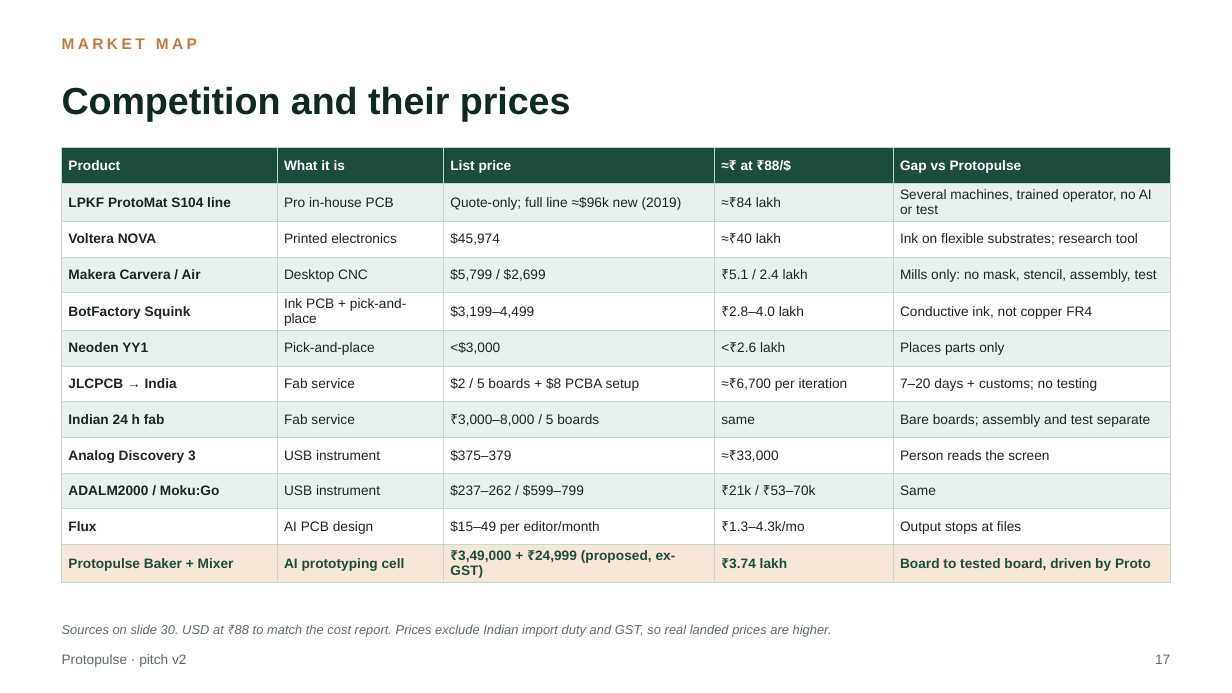
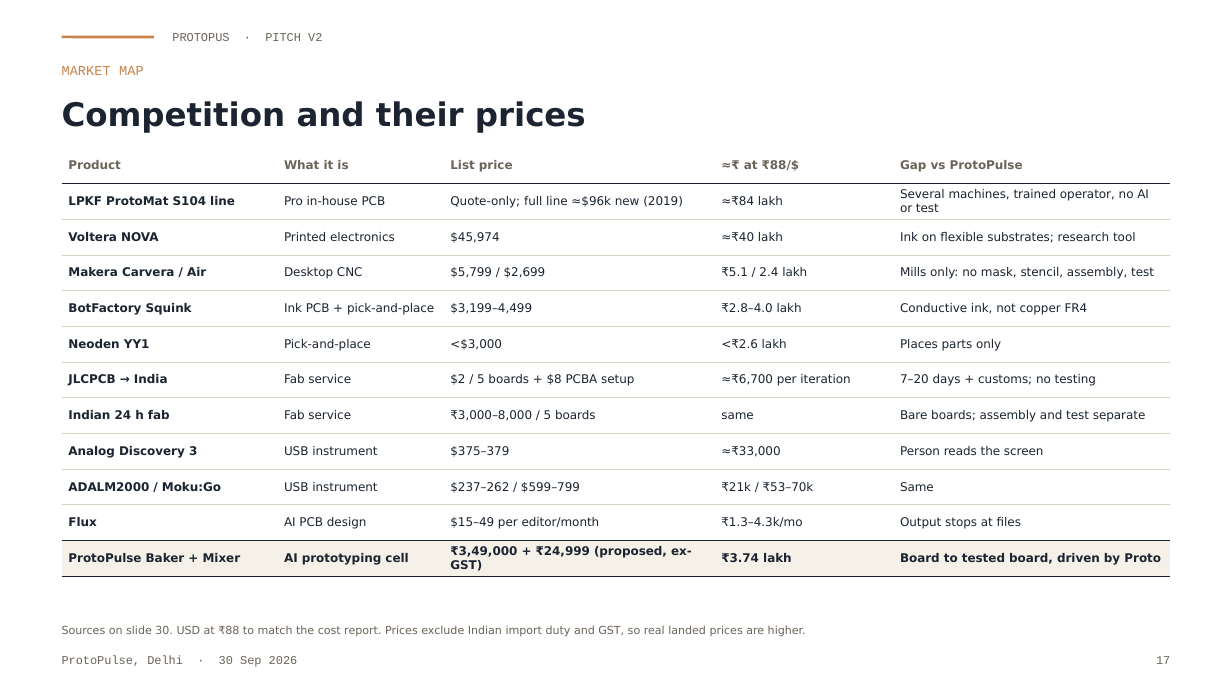
Before and after one commit to Soham-ece/nn, a slide deck: slide 17 of protopulse_murder_board/Protopulse_Pitch_v2.pptx. Drawn at 1232x693 pixels with LibreOffice and Linux fonts; fonts in the diff are those of the drawing. Boxes give left, top, right and bottom in pixels: in the first picture for what was removed or moved away, otherwise in the second. Text is boxed around its words. In the diff, an @@ line names an element or a change of style, - is before the commit and + after.

```diff
--- a/protopulse_murder_board/Protopulse_Pitch_v2.pptx
+++ b/protopulse_murder_board/Protopulse_Pitch_v2.pptx
@@ line added from (62, 37) to (154, 37), #C8834A 1.5 pt @@
@@ text at <box>172,33,322,41</box>: text changed; size 8 to 7 pt; font Arial to Courier New; text colour #5E6B66 to #6B6459 @@
-Protopulse · pitch v2
+PROTOPUS · PITCH V2
@@ text "Competition and their prices": place and size @@
-text "Competition and their prices" at <box>62,86,571,122</box>
+text "Competition and their prices" at <box>62,101,586,133</box>
@@ text "Competition and their prices" at <box>62,101,586,133</box>: size 22 to 19 pt, font Arial to DejaVu Sans, text colour #0F2A22 to #1B2430 @@
@@ text "MARKET MAP": place and size @@
-text "MARKET MAP" at <box>62,38,197,49</box>
+text "MARKET MAP" at <box>62,66,144,75</box>
@@ text "MARKET MAP" at <box>62,66,144,75</box>: size 9 to 8 pt, font Arial to Courier New, text colour #C8793A to #C8834A, letter spacing 2 to 0 pt, bold off @@
@@ table at <box>62,148,1170,575</box> @@
-row 1, column 5: Gap vs Protopulse
+row 1, column 5: Gap vs ProtoPulse
-row 12, column 1: Protopulse Baker + Mixer
+row 12, column 1: ProtoPulse Baker + Mixer
@@ fill #1B4D3E to none in row 1 @@
@@ fill #E8F1EC to none in 25 cells @@
@@ fill #FFFFFF to none in 25 cells @@
@@ fill #F6E7D8 to #F6F1E8 in row 12 @@
@@ size 8 to 7 pt, font Arial to DejaVu Sans @@
@@ text colour #FFFFFF to #6B6459 in "Product", "What it is", "List price", "≈₹ at ₹88/$" @@
@@ text colour #1D2522 to #1B2430 in "LPKF ProtoMat S104 line", "Pro in-house PCB", "Quote-only; full line ≈$96k new (2019)", "≈₹84 lakh" and 46 more places @@
@@ text colour #1B4D3E to #1B2430 in "AI prototyping cell", "₹3,49,000 + ₹24,999 (proposed, ex-GST)", "₹3.74 lakh", "Board to tested board, driven by Proto" @@
@@ borders changed @@
@@ text "Sources on slide 30. USD ..." at <box>62,625,806,637</box>: size 7.5 to 6.5 pt, font Arial to DejaVu Sans, text colour #5E6B66 to #6B6459, italic off @@
@@ text added at <box>62,656,298,667</box>, 7 pt, text #6B6459 @@
+ProtoPulse, Delhi · 30 Sep 2026
@@ text "17" at <box>1156,656,1170,664</box>: size 8 to 7 pt, font Arial to Courier New, text colour #5E6B66 to #6B6459 @@
```
Also in this commit, not shown: 29 other slides changed.
